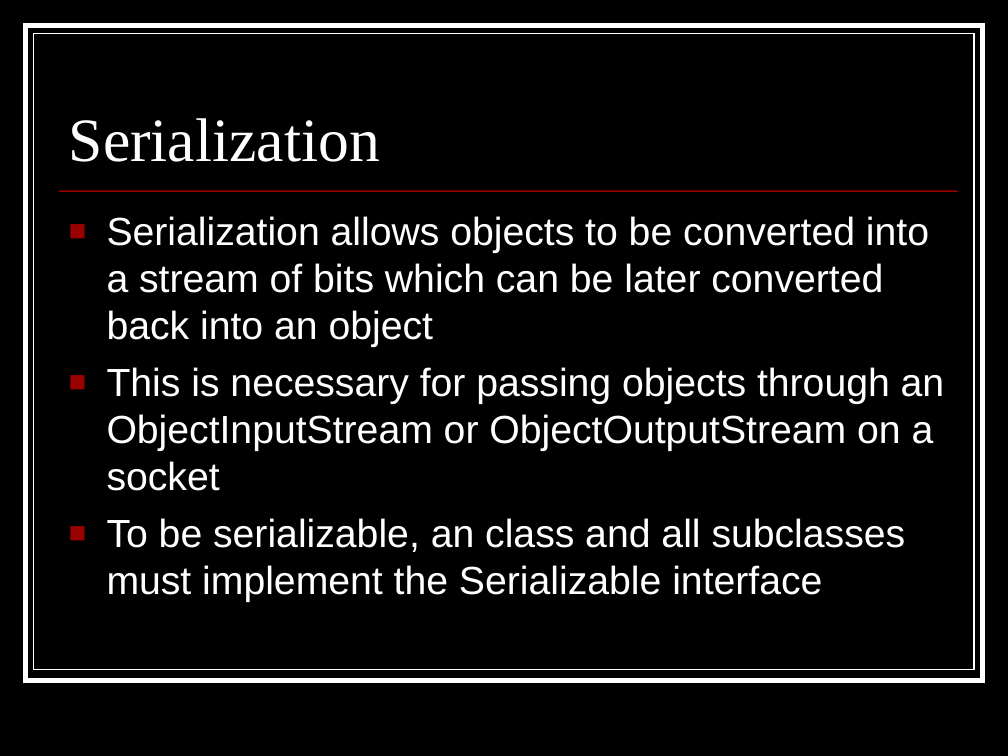
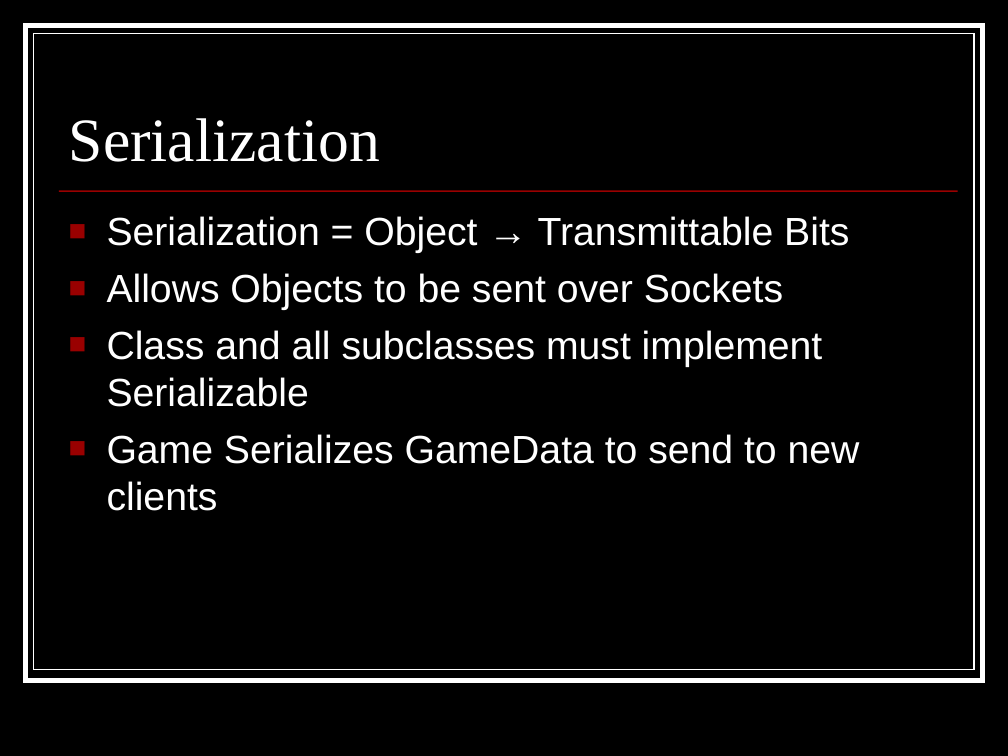
Before and after one commit to appleguru/p2pset, a slide deck: slide 18 of Other Documents/Final Presentation.ppt. Drawn at 1008x756 pixels with LibreOffice and Linux fonts; fonts in the diff are those of the drawing. Boxes give left, top, right and bottom in pixels: in the first picture for what was removed or moved away, otherwise in the second. Text is boxed around its words. In the diff, an @@ line names an element or a change of style, - is before the commit and + after.

```diff
--- a/Other Documents/Final Presentation.ppt
+++ b/Other Documents/Final Presentation.ppt
@@ text at (107,216,860,511): text changed @@
-■ Serialization allows objects to be converted into a stream of bits which can be later converted back into an object
-■ This is necessary for passing objects through an ObjectInputStream or ObjectOutputStream on a socket
-■ To be serializable, an class and all subclasses must implement the Serializable interface
+■ Serialization = Object → Transmittable Bits
+■ Allows Objects to be sent over Sockets
+■ Class and all subclasses must implement Serializable
+■ Game Serializes GameData to send to new clients
```
Also in this commit, not shown: 16 other slides changed, 10 slides added, 2 slides removed.
